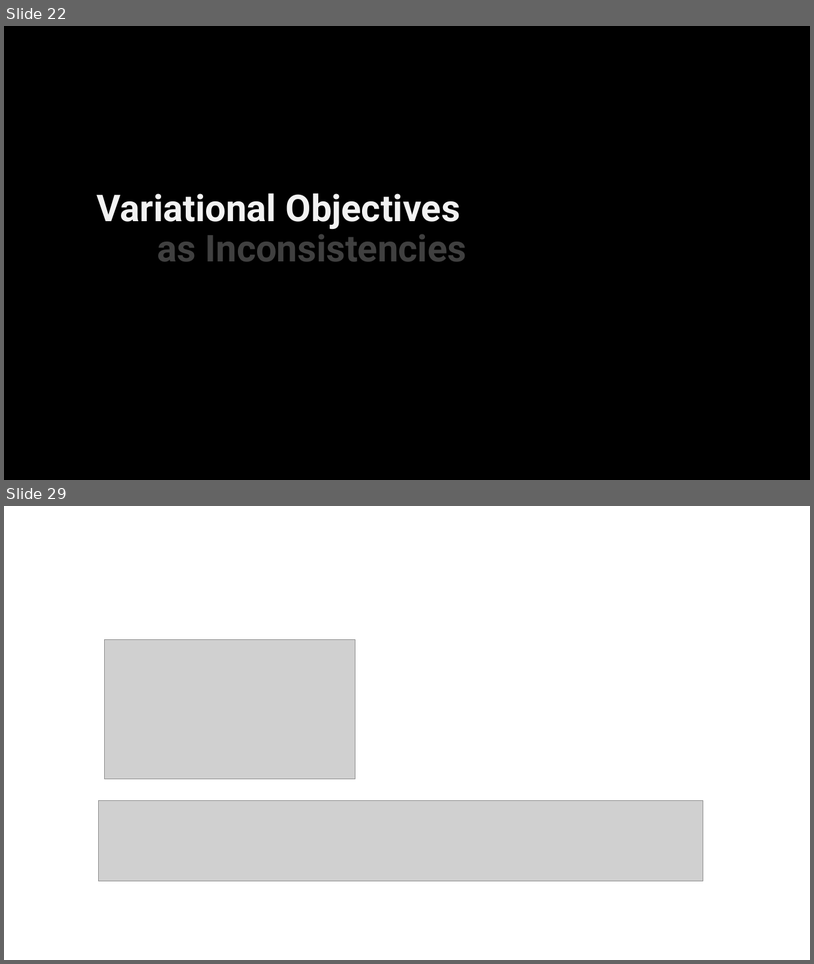
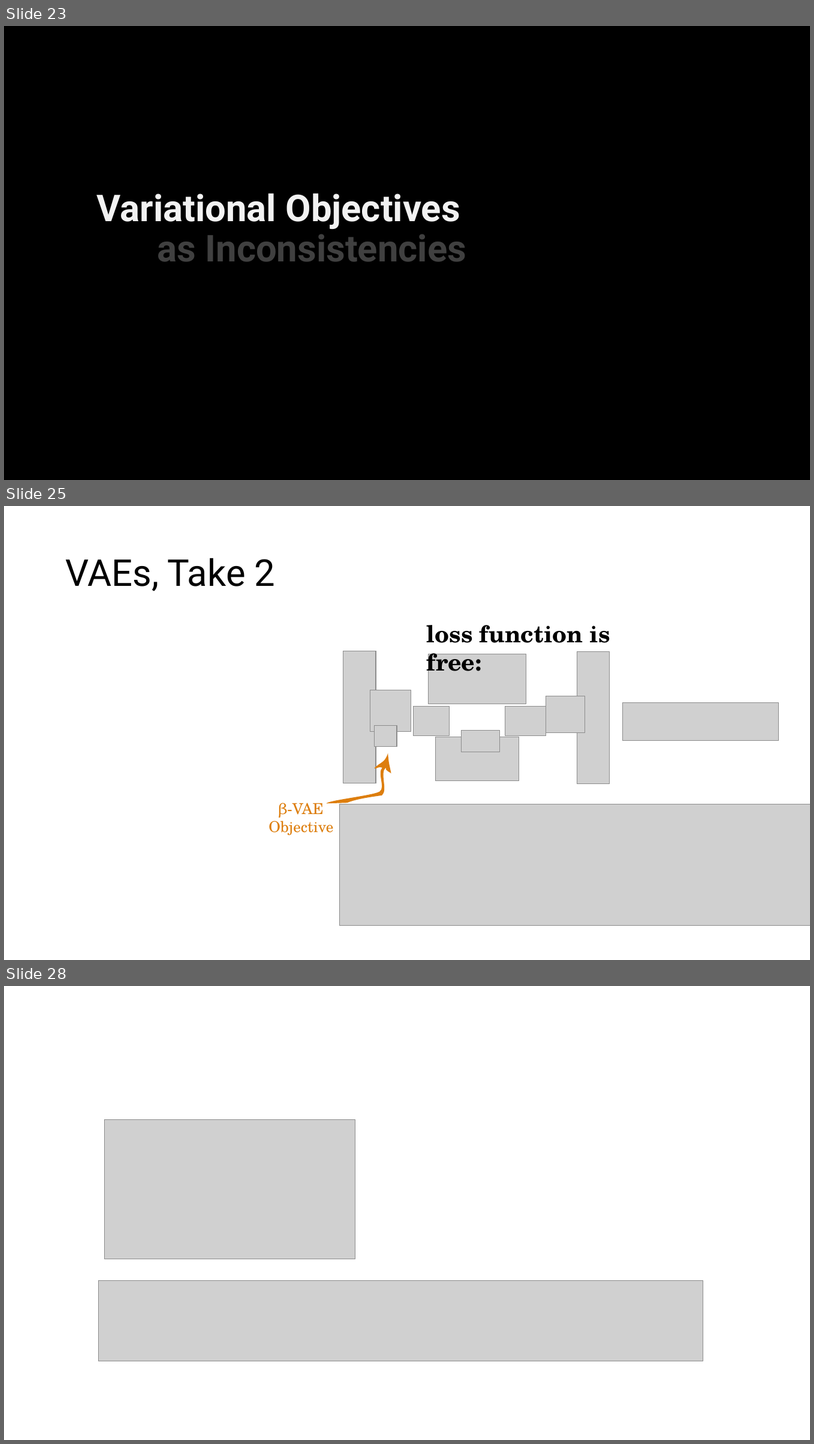
Before and after one commit to orichardson/pdg-expts, a slide deck: present/AISTATS-2022/one-true-loss.pptx. Shown one above the other, each under a label of ours: slides 22 and 29 before the commit, slides 23, 25 and 28 after it; the slides between them are not shown. The pictures are 814x964 and 814x1444 pixels, drawn with LibreOffice and Linux fonts; fonts in the diff are those of the drawing; grey boxes stand for pictures. Boxes give left, top, right and bottom in pixels: in the first picture for what was removed or moved away, otherwise in the second. Text is boxed around its words. In the diff, an @@ line names an element or a change of style, - is before the commit and + after.

```diff
--- a/present/AISTATS-2022/one-true-loss.pptx
+++ b/present/AISTATS-2022/one-true-loss.pptx
@@ slide 25 added at [4,506,810,960], background #FFFFFF @@
@@ title added at [65,558,276,591], 44 pt, text #000000 @@
+VAEs, Take 2
@@ text added at [427,625,611,679], 28 pt, text #000000, bold @@
+loss function is free:
@@ picture added at [344,651,376,783] @@
@@ picture added at [344,651,377,783] @@
@@ picture added at [429,654,527,704] @@
@@ picture added at [578,651,610,783] @@
@@ picture added at [371,690,412,731] @@
@@ picture added at [546,696,585,733] @@
@@ picture added at [623,703,779,741] @@
@@ picture added at [414,706,450,736] @@
@@ picture added at [506,706,546,736] @@
@@ picture added at [374,725,396,746] @@
@@ picture added at [436,736,519,781] @@
@@ picture added at [436,737,519,781] @@
@@ picture added at [461,730,500,751] @@
@@ freeform shape added at [327,753,406,826], fill #DD7E0E @@
@@ text added at [269,802,333,835], 18 pt, text #DD7E0E @@
+β-VAE
+Objective
@@ picture added at [340,804,810,925] @@
@@ what was slide 22 is now slide 23 @@
@@ what was slide 29 is now slide 28 @@
```
Also in this commit, not shown: 11 slides changed, 6 other slides added, 8 slides removed, 1 other file.
